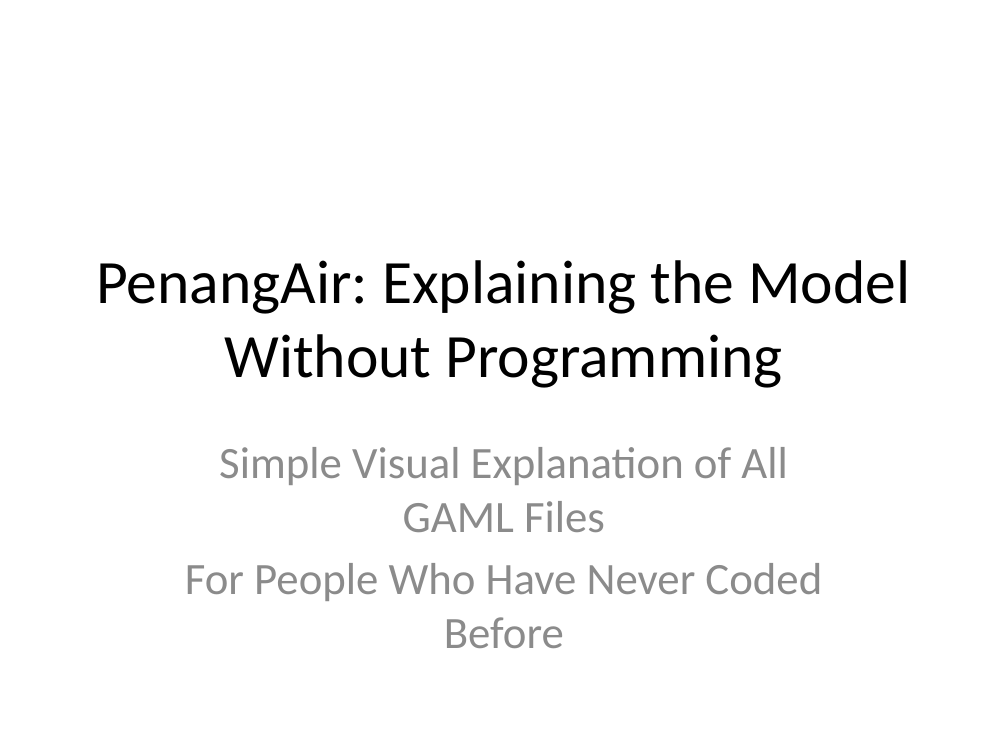
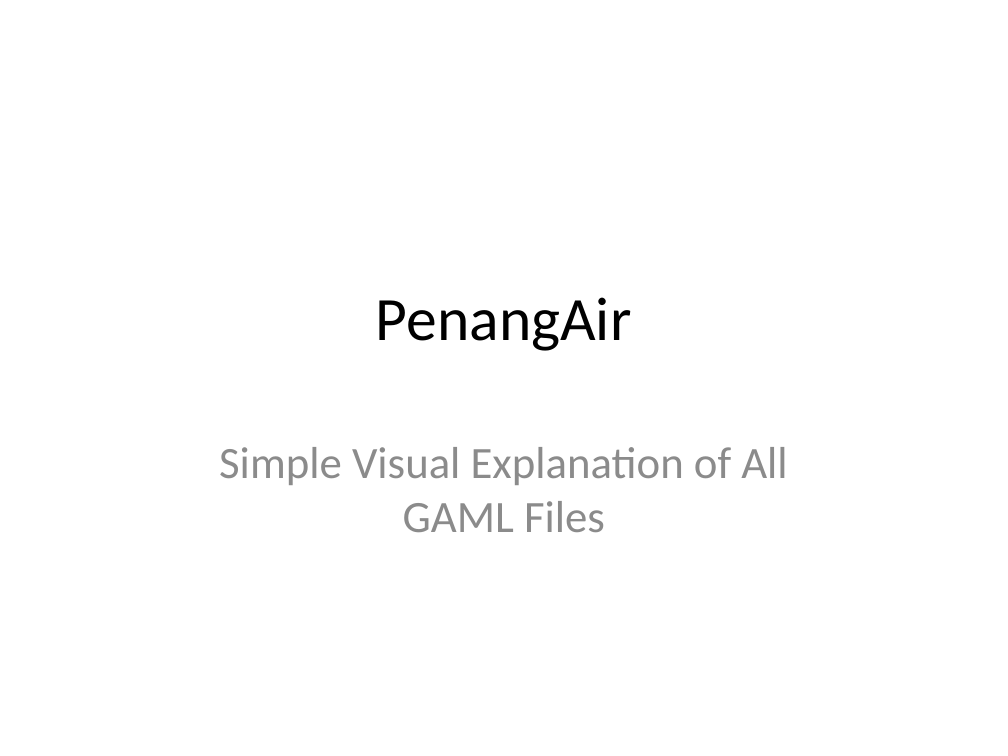
Before and after one commit to hqnghi88/PenangAir, a slide deck: slide 1 of PenangAir_Tutorial_NonProgrammer_Fixed.pptx. Drawn at 1008x756 pixels with LibreOffice and Linux fonts; fonts in the diff are those of the drawing. Boxes give left, top, right and bottom in pixels: in the first picture for what was removed or moved away, otherwise in the second. Text is boxed around its words. In the diff, an @@ line names an element or a change of style, - is before the commit and + after.

```diff
--- a/PenangAir_Tutorial_NonProgrammer_Fixed.pptx
+++ b/PenangAir_Tutorial_NonProgrammer_Fixed.pptx
@@ title at box(376, 297, 631, 351): text changed @@
-PenangAir: Explaining the Model Without Programming
+PenangAir
@@ subtitle at box(185, 563, 822, 601): paragraph removed @@
-For People Who Have Never Coded Before
```
Also in this commit, not shown: 21 other slides changed, 1 slide added, 3 slides removed, 4 other files.
